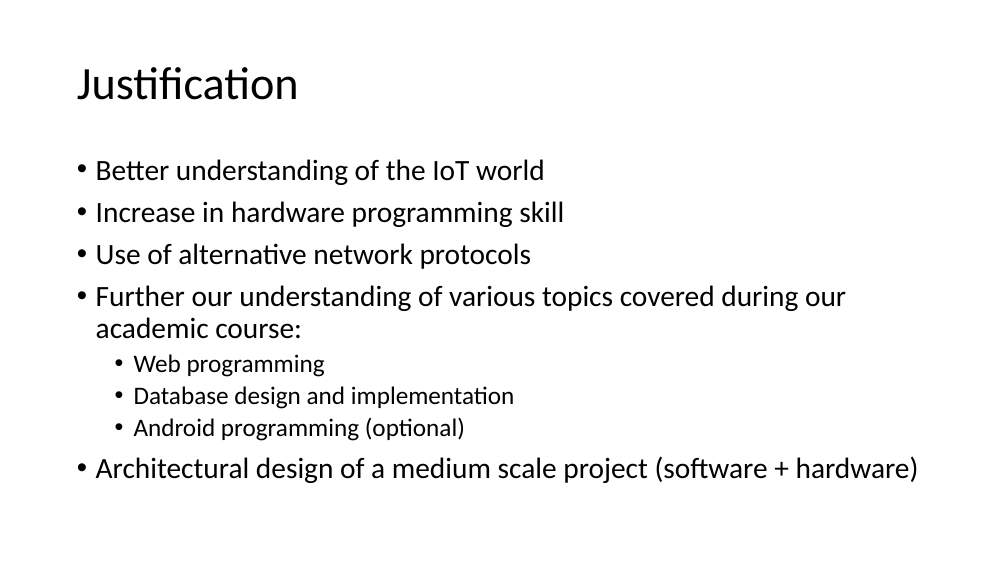
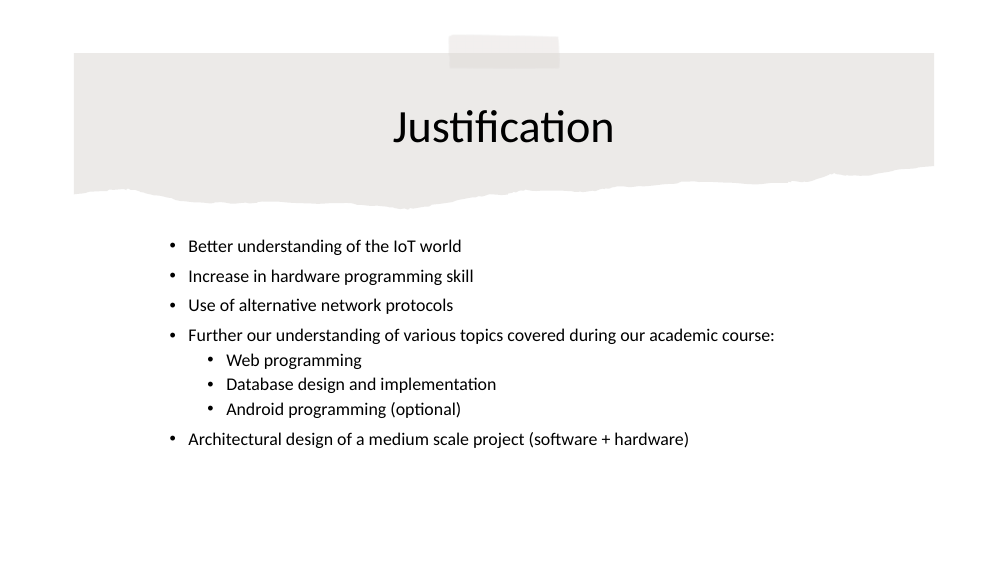
Before and after one commit to MiguelRocha2001/PS-Monitor-IoT-System, a slide deck: slide 6 of Presentation/Presentation.pptx. Drawn at 1008x567 pixels with LibreOffice and Linux fonts; fonts in the diff are those of the drawing. Boxes give left, top, right and bottom in pixels: in the first picture for what was removed or moved away, otherwise in the second. Text is boxed around its words. In the diff, an @@ line names an element or a change of style, - is before the commit and + after.

```diff
--- a/Presentation/Presentation.pptx
+++ b/Presentation/Presentation.pptx
@@ freeform shape added at (74,53,935,209), fill #82766A at 15% opacity @@
@@ freeform shape added at (448,35,560,69), fill #D9D4D0 at 35% opacity @@
@@ title "Justification": place and size @@
-title "Justification" at (77,67,299,100)
+title "Justification" at (393,110,615,143)
@@ title "Justification" at (393,110,615,143): alignment left to centre @@
@@ text "Better understanding of the IoT ...": place and size @@
-text "Better understanding of the IoT ..." at (96,159,919,483)
+text "Better understanding of the IoT ..." at (188,239,775,448)
@@ text "Better understanding of the IoT ..." at (188,239,775,448): size 28 to 17 pt in "Better understanding of the IoT world", "Increase in hardware programming skill", "Use of alternative network protocols", "Further our understanding of various topics covered ..." and 1 more places; size 24 to 17 pt in "Web programming", "Database design and implementation", "Android programming (optional)"; vertical alignment top to middle @@
```
Also in this commit, not shown: 14 other slides changed.
